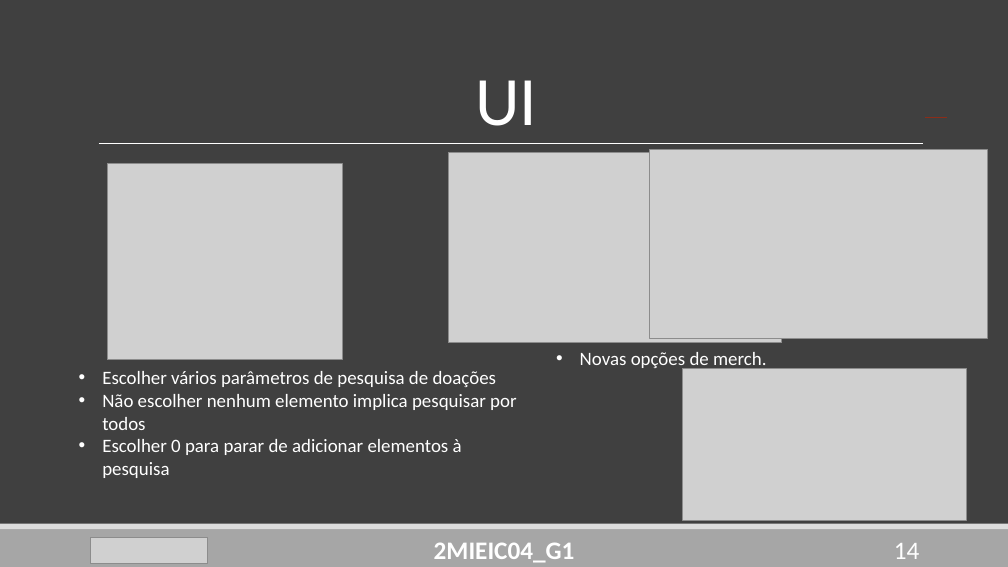
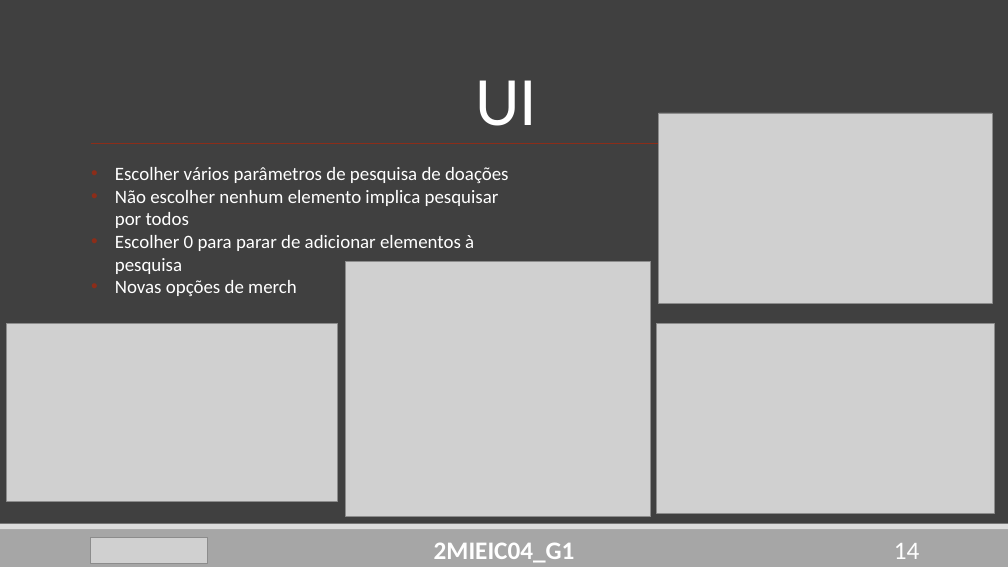
Before and after one commit to DoStini/FEUP-AEDA-proj, a slide deck: slide 14 of StreamZ__P2.pptx. Drawn at 1008x567 pixels with LibreOffice and Linux fonts; fonts in the diff are those of the drawing; grey boxes stand for pictures. Boxes give left, top, right and bottom in pixels: in the first picture for what was removed or moved away, otherwise in the second. Text is boxed around its words. In the diff, an @@ line names an element or a change of style, - is before the commit and + after.

```diff
--- a/StreamZ__P2.pptx
+++ b/StreamZ__P2.pptx
@@ picture: place and size @@
-picture at [448, 153, 782, 343]
+picture at [659, 113, 992, 303]
@@ line removed from (926, 118) to (947, 118) @@
@@ line added from (938, 144) to (91, 144), #8C2D19 1 pt @@
@@ text "Escolher vários parâmetros de pesquisa ...": place and size @@
-text "Escolher vários parâmetros de pesquisa ..." at [102, 371, 516, 478]
+text "Escolher vários parâmetros de pesquisa ..." at [115, 167, 509, 296]
@@ picture: place and size @@
-picture at [107, 164, 343, 360]
+picture at [346, 262, 651, 516]
@@ text at [115, 280, 297, 296]: paragraph added @@
+• Novas opções de merch
@@ picture: place and size @@
-picture at [683, 368, 966, 520]
+picture at [6, 324, 337, 501]
@@ picture: place and size @@
-picture at [650, 150, 988, 340]
+picture at [657, 324, 994, 513]
@@ text removed at [580, 352, 766, 370] @@
-• Novas opções de merch.
```
Also in this commit, not shown: 6 other slides changed, 1 other file.
